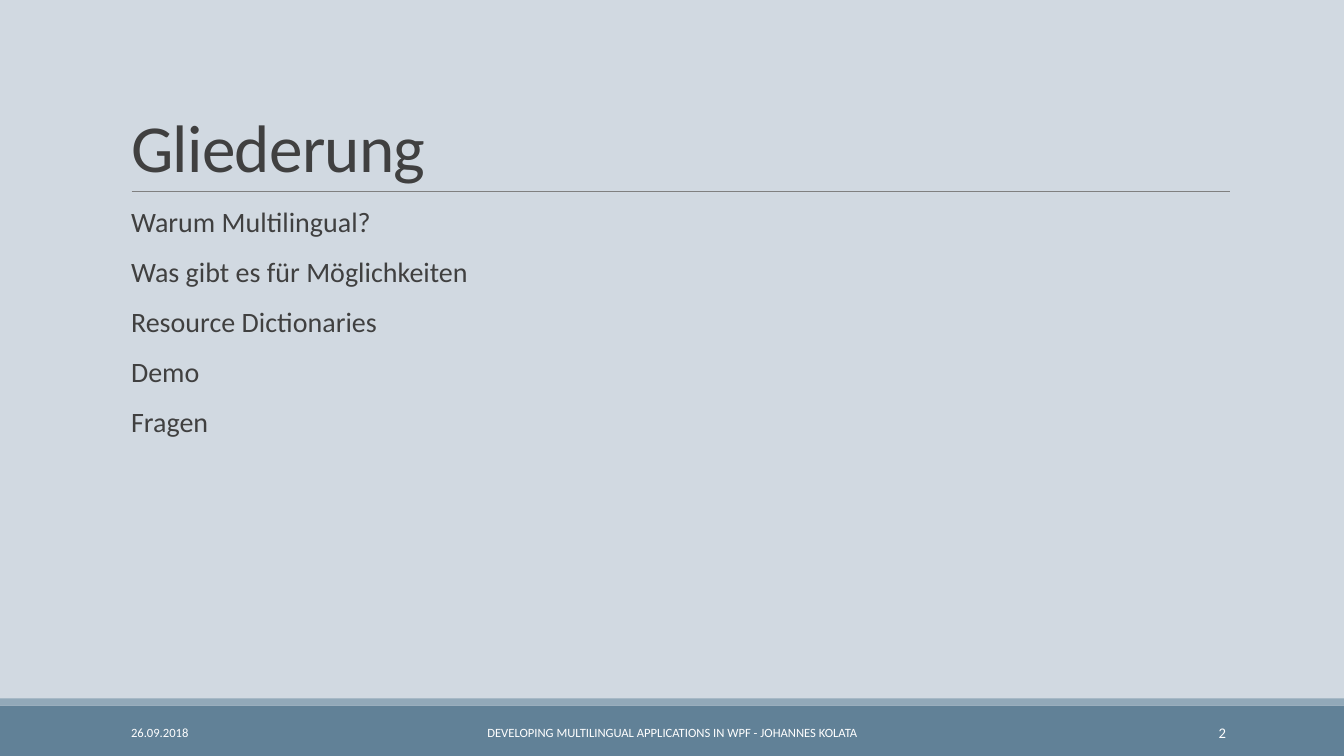
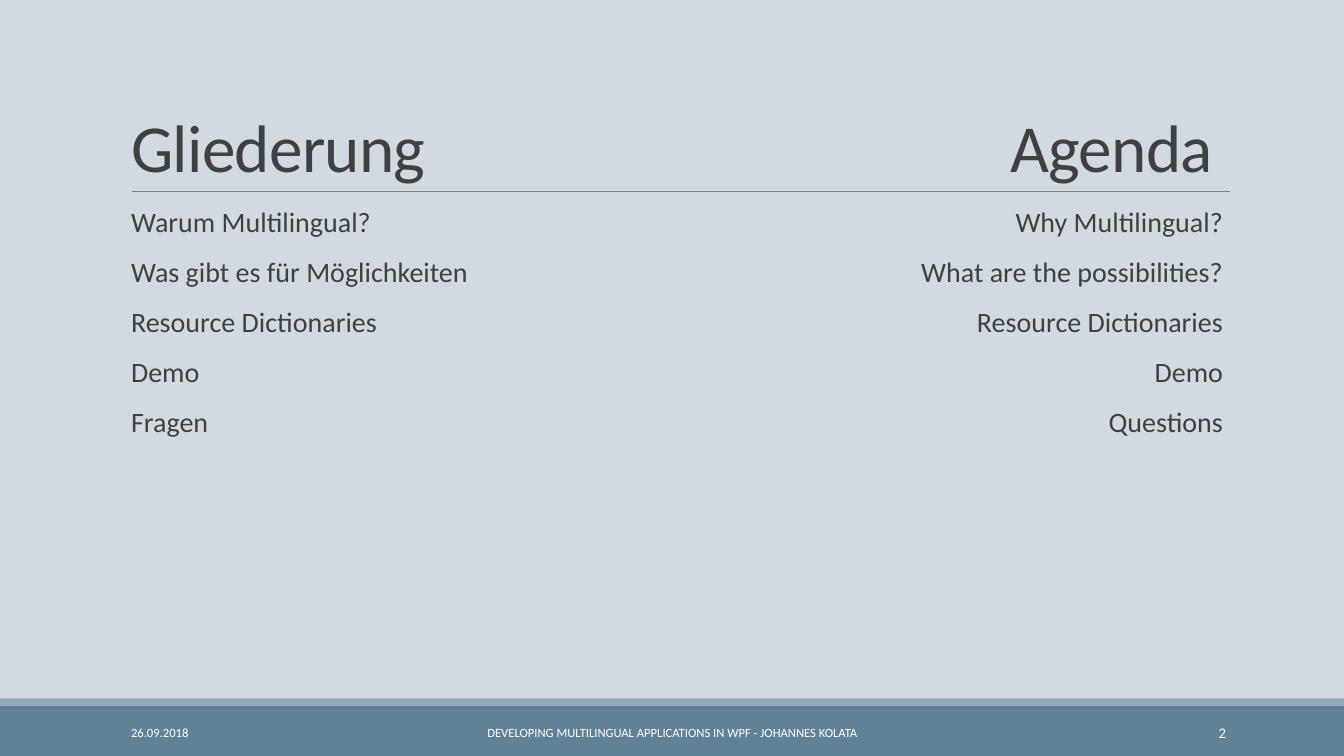
Before and after one commit to Wr4thon/C-Sharp_Usergroup, a slide deck: slide 2 of 20180926/Developing multilingual Applikations in WPF.pptx. Drawn at 1344x756 pixels with LibreOffice and Linux fonts; fonts in the diff are those of the drawing. Boxes give left, top, right and bottom in pixels: in the first picture for what was removed or moved away, otherwise in the second. Text is boxed around its words. In the diff, an @@ line names an element or a change of style, - is before the commit and + after.

Commit message:
updated presentation

```diff
--- a/20180926/Developing multilingual Applikations in WPF.pptx
+++ b/20180926/Developing multilingual Applikations in WPF.pptx
@@ text added at (x1=1010, y1=125, x2=1213, y2=184), 48 pt, text #404040 @@
+Agenda
@@ text added at (x1=921, y1=212, x2=1223, y2=436), 20 pt, text #404040 @@
+  Why Multilingual?
+  What are the possibilities?
+  Resource Dictionaries
+  Demo
+  Questions
```
Also in this commit, not shown: 4 other slides changed.
